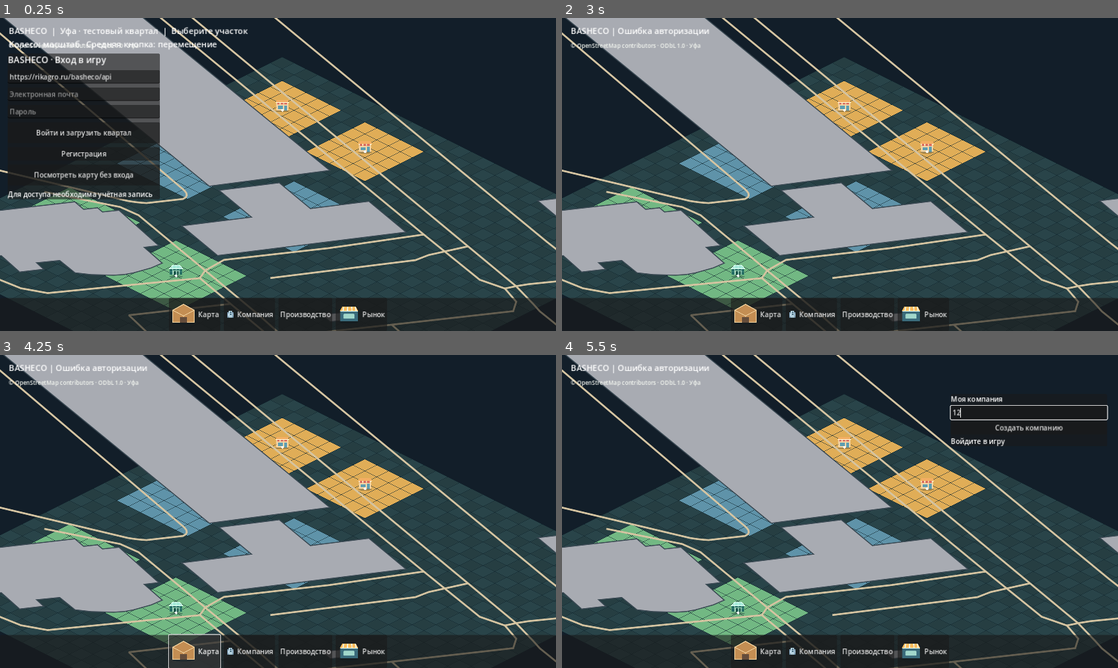
Above: before the commit, frames 1-4 (two rows, left to right).
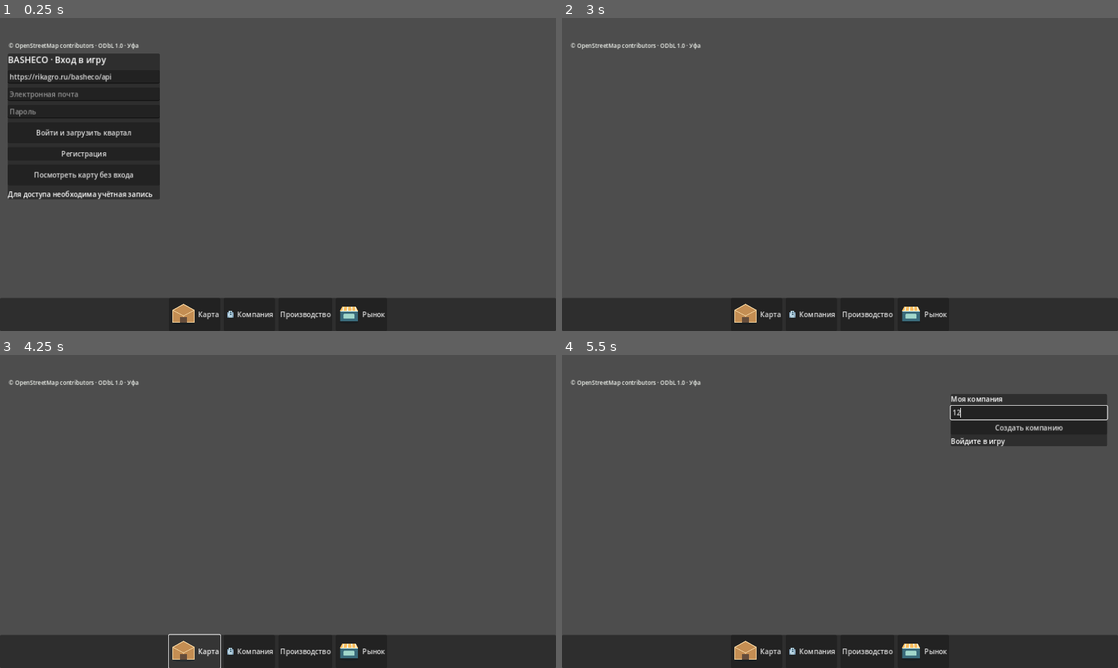
Above: after the commit, the same moments.

Repository: maillunex-lang/basheco
Game: Godot game, scene res://scenes/world.tscn
Same seed, same stepped clock (60 frames per second), same inputs: the game is played once before the commit and once after it.
Inputs (mouse positions are in pixels of both pictures, inside the frame that each line leads up to):
- Up to frame 1 (0.25 s): no input
- Up to frame 2 (3 s): click (645, 93) at 0.52 s; type "12" at 0.6 s; click (645, 111) at 0.75 s; type "12" at 0.83 s; click "Войти и загрузить квартал" at 1.25 s; click "Регистрация" at 2 s; click "Посмотреть карту без входа" at 2.75 s
- Up to frame 3 (4.25 s): click "Карта" at 3.5 s
- Up to frame 4 (5.5 s): click "Компания" at 4.25 s; click (1029, 411) at 5.02 s; type "12" at 5.1 s

The runs differ from the first frame. In frame 1, 78% of the frame differs, in the area x 0-100%, y 0-100%; in frame 2, 89%; in frame 3, 89%; in frame 4, 84%.
Error after the commit: Parse Error: Cannot infer the type of "local" variable because the value doesn't have a set type. (res://scripts/world.gd:104)

Commit message:
feat(world): virtual 200x200 map with viewport tile culling

Diff:
--- a/client/scripts/world.gd
+++ b/client/scripts/world.gd
@@ -1,6 +1,8 @@
 extends Node2D
 ## Isometric prototype, deliberately synthetic. Server remains authoritative.
-const GRID_SIZE := 32
+const INITIAL_GRID_SIZE := 200
+var world_width := INITIAL_GRID_SIZE
+var world_height := INITIAL_GRID_SIZE
 const TILE_W := 64.0
 const TILE_H := 32.0
 const ZONES := {
@@ -54,6 +56,9 @@
             return
         verified.append(item)
     plots = verified
+    var sector: Dictionary = data.get("sector", {})
+    world_width = maxi(INITIAL_GRID_SIZE, int(sector.get("width_tiles", INITIAL_GRID_SIZE)))
+    world_height = maxi(INITIAL_GRID_SIZE, int(sector.get("height_tiles", INITIAL_GRID_SIZE)))
     selected_plot = -1
     _update_hud()
     queue_redraw()
@@ -69,8 +74,9 @@
 
 func _draw() -> void:
     draw_rect(Rect2(Vector2.ZERO, get_viewport_rect().size), Color("#121e29"))
-    for y in range(GRID_SIZE):
-        for x in range(GRID_SIZE):
+    var view := _visible_tile_bounds()
+    for y in range(view[1], view[3]):
+        for x in range(view[0], view[2]):
             _tile(x, y, Color("#263e42") if (x + y) % 2 == 0 else Color("#294449"))
     for i in range(plots.size()):
         var p: Dictionary = plots[i]
@@ -87,6 +93,27 @@
             var icon_size := 44.0 * zoom_level
             draw_texture_rect(icon, Rect2(center - Vector2(icon_size * 0.5, icon_size * 0.8), Vector2(icon_size, icon_size)), false)
         draw_circle(center, 3.0, Color.WHITE)
+
+func _visible_tile_bounds() -> Array[int]:
+    var screen := get_viewport_rect().size
+    var min_x := float(world_width)
+    var min_y := float(world_height)
+    var max_x := 0.0
+    var max_y := 0.0
+    for corner in [Vector2.ZERO, Vector2(screen.x, 0), Vector2(0, screen.y), screen]:
+        var local := (corner - camera_offset) / zoom_level
+        var tx := local.x / TILE_W + local.y / TILE_H
+        var ty := local.y / TILE_H - local.x / TILE_W
+        min_x = minf(min_x, tx)
+        min_y = minf(min_y, ty)
+        max_x = maxf(max_x, tx)
+        max_y = maxf(max_y, ty)
+    return [
+        clampi(int(floor(min_x)) - 2, 0, world_width),
+        clampi(int(floor(min_y)) - 2, 0, world_height),
+        clampi(int(ceil(max_x)) + 3, 0, world_width),
+        clampi(int(ceil(max_y)) + 3, 0, world_height)
+    ]
 
 func _tile(x: int, y: int, color: Color) -> void:
     var corners := PackedVector2Array([
@@ -158,4 +185,4 @@
     if selected_plot >= 0:
         var p: Dictionary = plots[selected_plot]
         suffix = "Участок %d · %s" % [selected_plot + 1, str(p["zone"])]
-    hud.text = "BASHECO  |  Уфа · тестовый квартал  |  %s\nКолесо: масштаб · Средняя кнопка: перемещение" % suffix
+    hud.text = "BASHECO | Уфа · карта %d×%d | %s\nЖесты: перемещение и масштаб" % [world_width, world_height, suffix]
